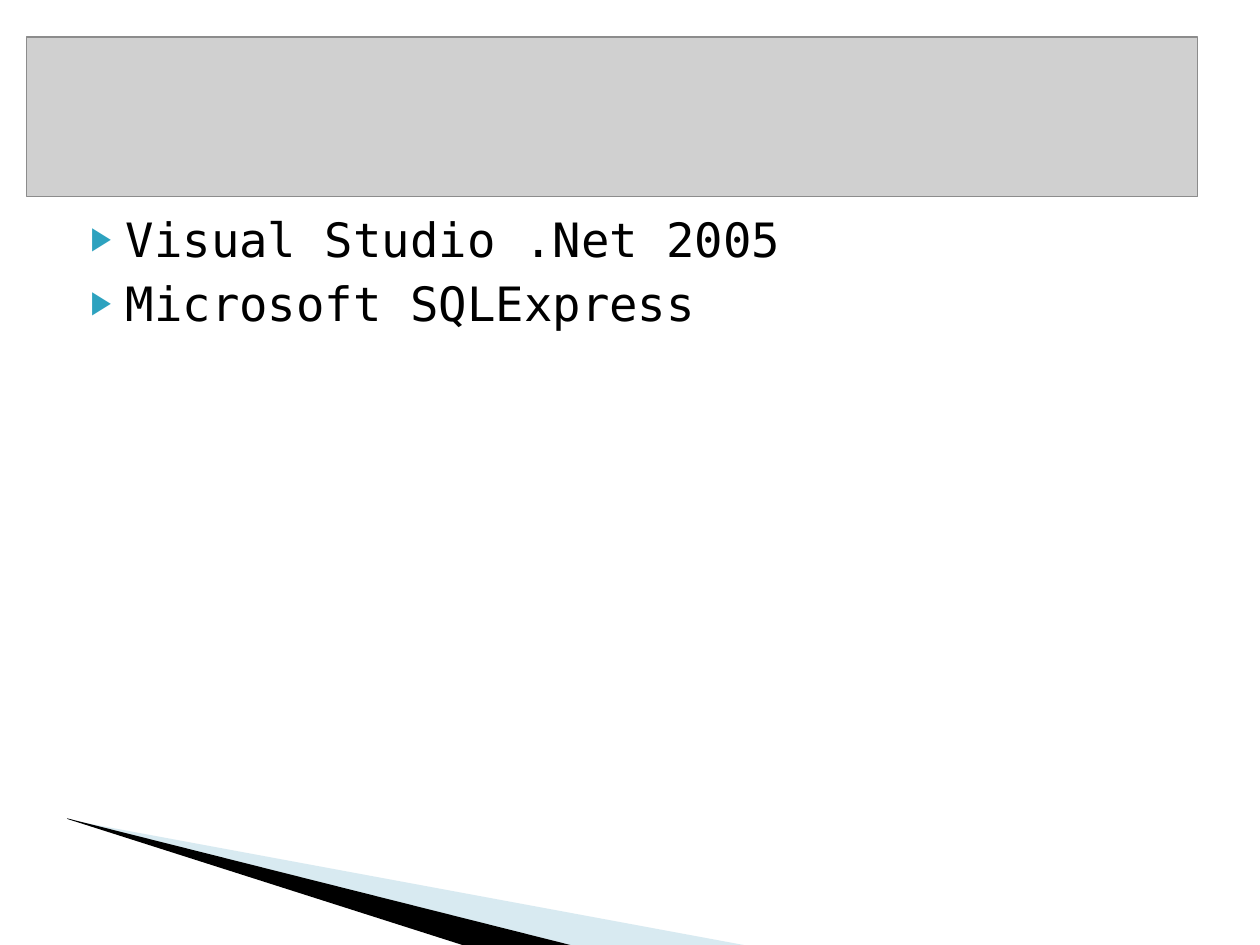
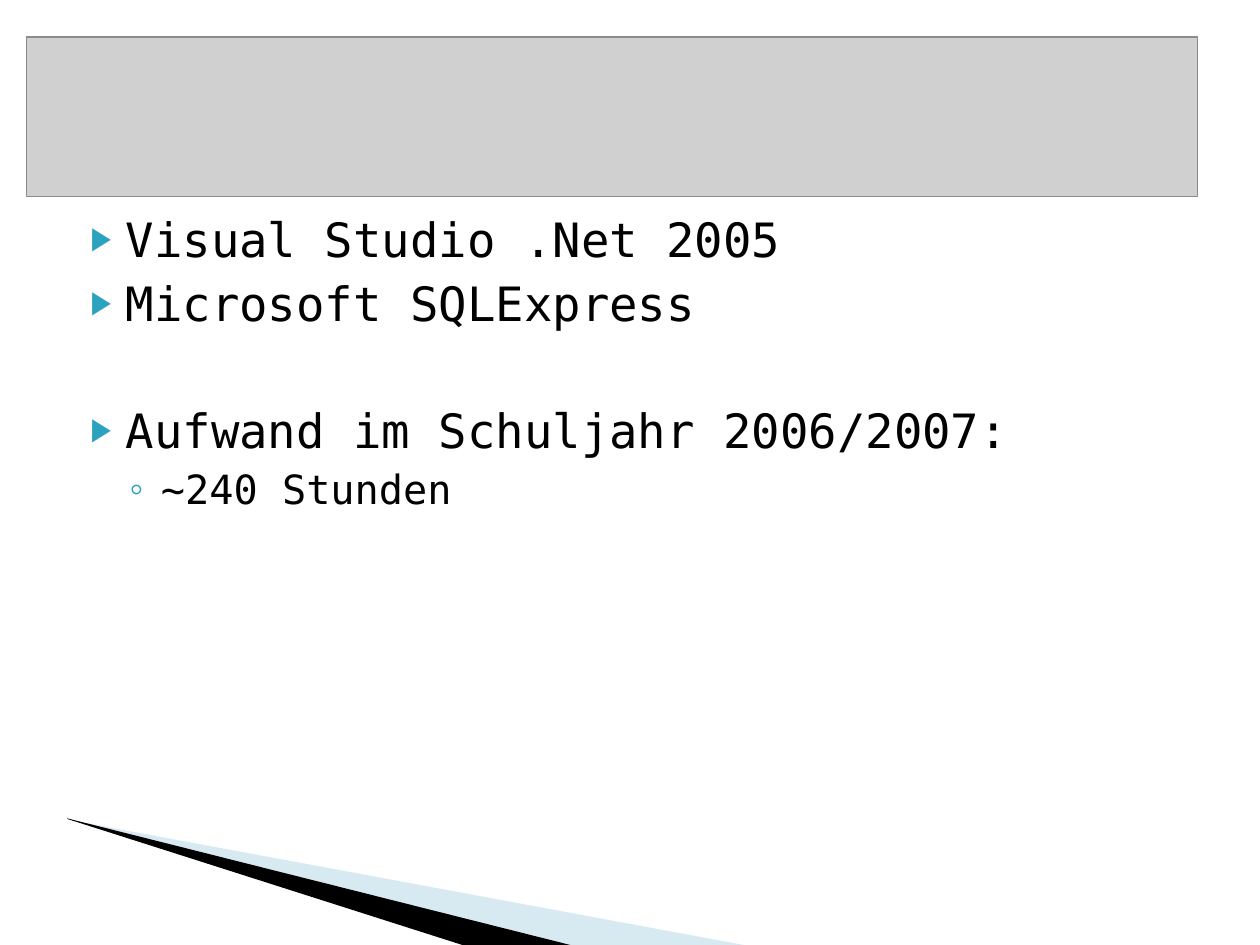
Before and after one commit to BackupTheBerlios/vacecontrolling-svn, a slide deck: slide 8 of docs/Präsentation.ppt. Drawn at 1260x945 pixels with LibreOffice and Linux fonts; fonts in the diff are those of the drawing; grey boxes stand for pictures; background and template pictures are left out. Boxes give left, top, right and bottom in pixels: in the first picture for what was removed or moved away, otherwise in the second. Text is boxed around its words. In the diff, an @@ line names an element or a change of style, - is before the commit and + after.

```diff
--- a/docs/Präsentation.ppt
+++ b/docs/Präsentation.ppt
@@ text at [126,411,1008,505]: paragraphs added @@
+▶ Aufwand im Schuljahr 2006/2007:
+  ◦ ~240 Stunden
```
Also in this commit, not shown: 2 other slides changed, 3 slides added, 2 slides removed.
